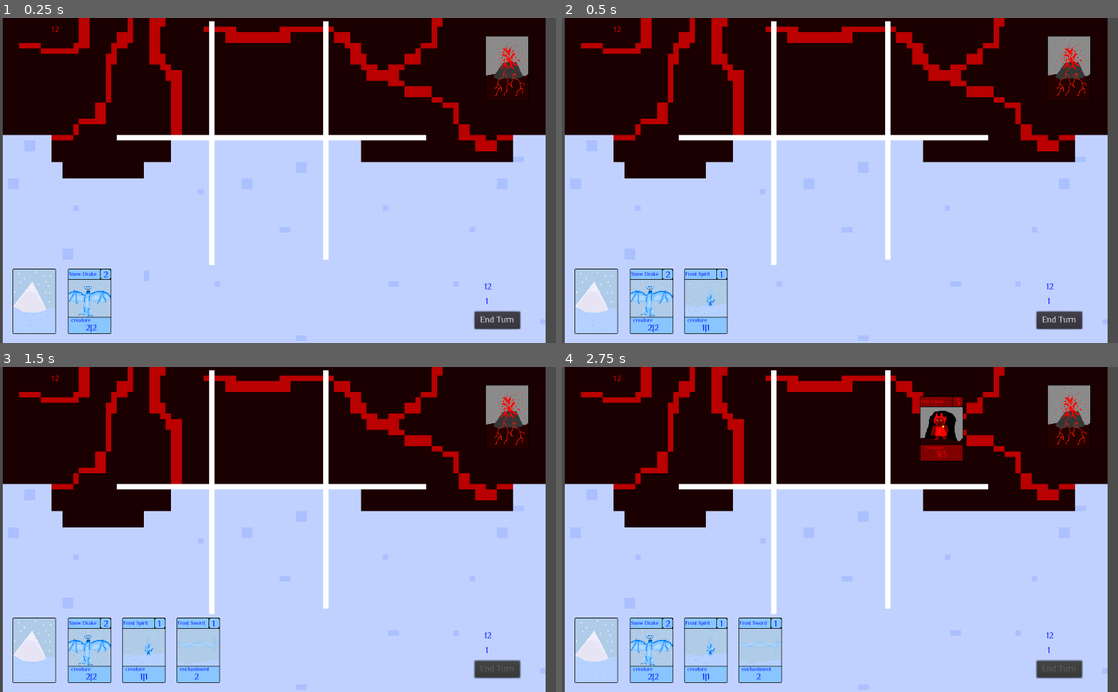
Above: before the commit, frames 1-4 (two rows, left to right).
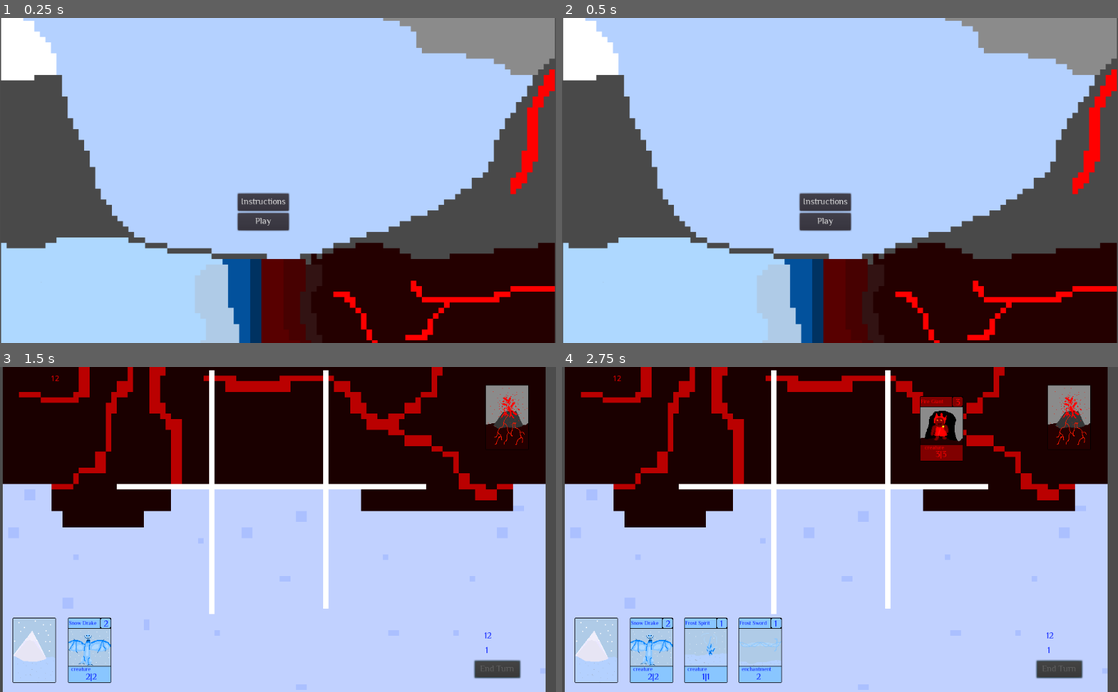
Above: after the commit, the same moments.

Repository: the-alex-g/Frost
Game: Godot game, scene res://Main_Menu.tscn
Same seed, same stepped clock (60 frames per second), same inputs: the game is played once before the commit and once after it. Before the commit the project starts from res://Control.tscn.
Inputs (mouse positions are in pixels of both pictures, inside the frame that each line leads up to):
- Up to frame 1 (0.25 s): no input
- Up to frame 2 (0.5 s): no input
- Up to frame 3 (1.5 s): click (261, 571) at 0.5 s, where only the run after the commit has a clickable "Play"; click "End Turn" at 1.25 s
- Up to frame 4 (2.75 s): move the mouse to (717, 542) at 2.02 s; click (717, 542) at 2.17 s

The runs differ from the first frame. In frame 1, 72% of the frame differs, in the area x 0-100%, y 0-100%; in frame 2, 73%; in frame 3, 1.6%; in frame 4, nothing differs.

Commit message:
Add Main Menu as main scene

Diff:
--- a/Project/project.godot
+++ b/Project/project.godot
@@ -16,7 +16,7 @@
 [application]
 
 config/name="Project"
-run/main_scene="res://Control.tscn"
+run/main_scene="res://Main_Menu.tscn"
 config/icon="res://icon.png"
 
 [rendering]
